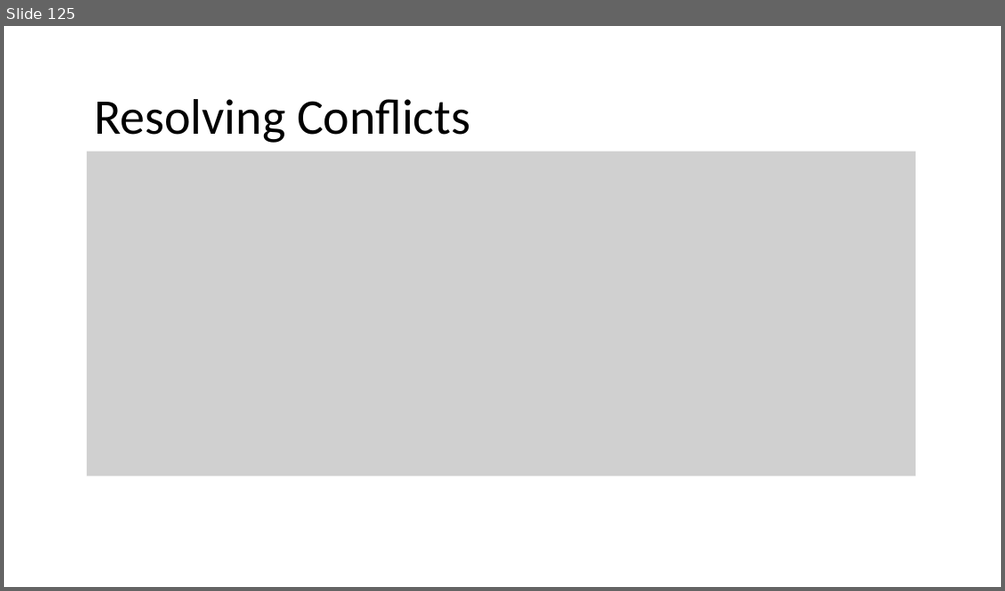
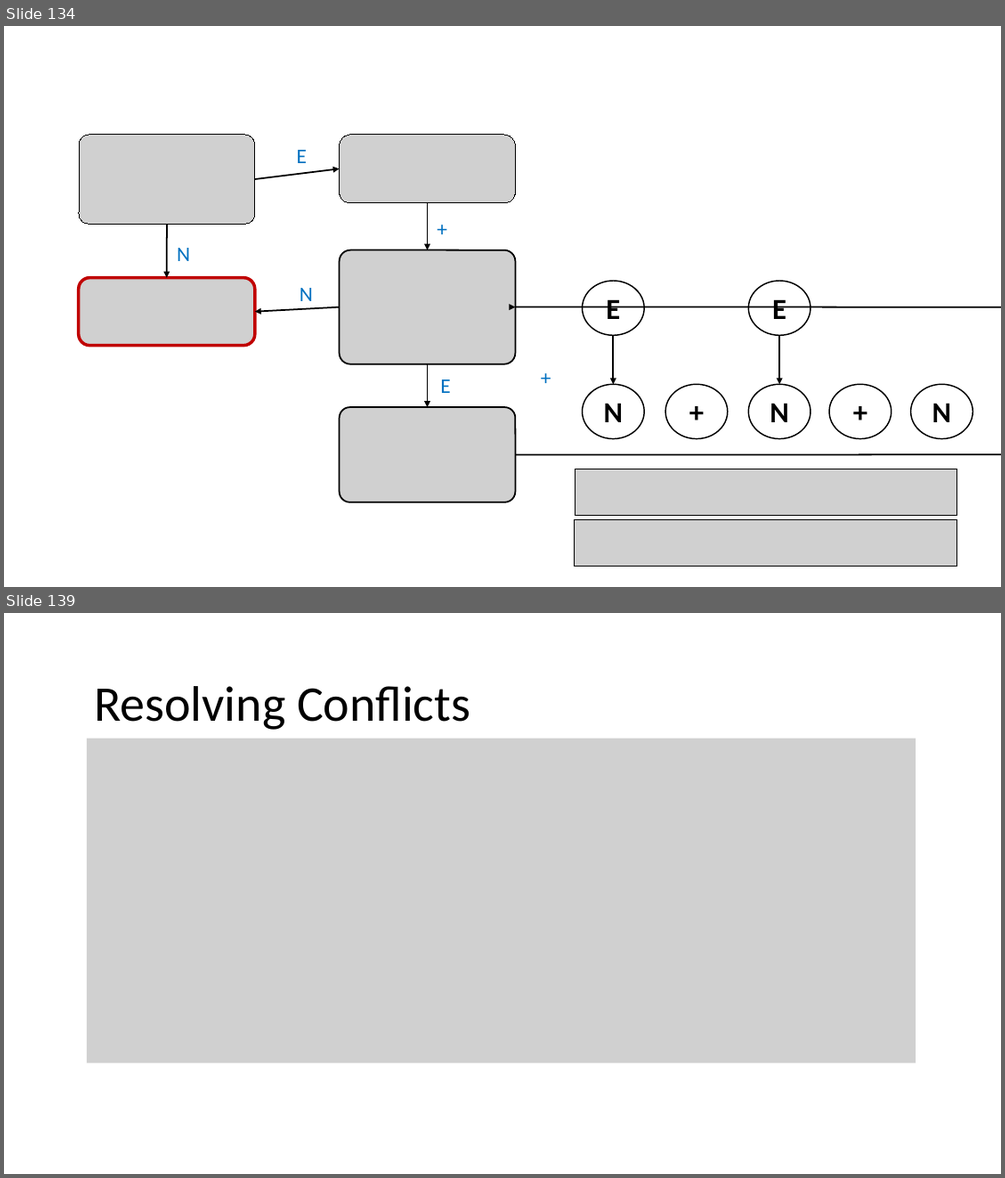
Before and after one commit to nivshani/compilation, a slide deck: slides/bottom_up_parsing.pptx. Shown one above the other, each under a label of ours: slide 125 before the commit, slides 134 and 139 after it; the slides between them are not shown. The pictures are 1005x591 and 1005x1178 pixels, drawn with LibreOffice and Linux fonts; fonts in the diff are those of the drawing; grey boxes stand for pictures. Boxes give left, top, right and bottom in pixels: in the first picture for what was removed or moved away, otherwise in the second. Text is boxed around its words. In the diff, an @@ line names an element or a change of style, - is before the commit and + after.

```diff
--- a/slides/bottom_up_parsing.pptx
+++ b/slides/bottom_up_parsing.pptx
@@ slide 134 added at (x1=4, y1=26, x2=1001, y2=587), background #FFFFFF @@
@@ picture added at (x1=79, y1=135, x2=254, y2=224) @@
@@ text added at (x1=297, y1=150, x2=307, y2=163), 20 pt, text #0070C0 @@
+E
@@ picture added at (x1=339, y1=135, x2=515, y2=203) @@
@@ arrow added from (255, 179) to (339, 168), #000000 1.5 pt @@
@@ arrow added from (428, 203) to (428, 250), #000000 1.5 pt @@
@@ text added at (x1=429, y1=212, x2=468, y2=245), 20 pt, text #0070C0 @@
++
@@ arrow added from (167, 224) to (167, 277), #000000 1.5 pt @@
@@ text added at (x1=177, y1=248, x2=190, y2=261), 20 pt, text #0070C0 @@
+N
@@ picture added at (x1=339, y1=250, x2=515, y2=364) @@
@@ picture added at (x1=79, y1=277, x2=255, y2=346) @@
@@ text added at (x1=299, y1=288, x2=313, y2=301), 20 pt, text #0070C0 @@
+N
@@ ellipse added at (x1=582, y1=281, x2=644, y2=336), outline #000000 1.25 pt, 28 pt, text #000000, bold @@
+E
@@ ellipse added at (x1=749, y1=281, x2=811, y2=336), outline #000000 1.25 pt, 28 pt, text #000000, bold @@
+E
@@ arrow added from (339, 307) to (255, 312), #000000 1.5 pt @@
@@ curved arrow added from (516, 454) to (516, 307), #000000 1.5 pt @@
@@ arrow added from (614, 335) to (614, 384), #000000 1.5 pt @@
@@ arrow added from (779, 335) to (779, 384), #000000 1.5 pt @@
@@ arrow added from (428, 364) to (428, 408), #000000 1.5 pt @@
@@ text added at (x1=534, y1=361, x2=572, y2=394), 20 pt, text #0070C0 @@
++
@@ text added at (x1=440, y1=379, x2=450, y2=393), 20 pt, text #0070C0 @@
+E
@@ ellipse added at (x1=582, y1=384, x2=644, y2=439), outline #000000 1.25 pt, 28 pt, text #000000, bold @@
+N
@@ ellipse added at (x1=666, y1=384, x2=728, y2=439), outline #000000 1.25 pt, 28 pt, text #000000, bold @@
++
@@ ellipse added at (x1=749, y1=384, x2=811, y2=439), outline #000000 1.25 pt, 28 pt, text #000000, bold @@
+N
@@ ellipse added at (x1=830, y1=384, x2=891, y2=439), outline #000000 1.25 pt, 28 pt, text #000000, bold @@
++
@@ ellipse added at (x1=911, y1=384, x2=973, y2=439), outline #000000 1.25 pt, 28 pt, text #000000, bold @@
+N
@@ picture added at (x1=339, y1=408, x2=515, y2=502) @@
@@ picture added at (x1=574, y1=468, x2=956, y2=515) @@
@@ picture added at (x1=574, y1=520, x2=956, y2=566) @@
@@ what was slide 125 is now slide 139 @@
```
Also in this commit, not shown: 14 slides changed, 27 other slides added, 1 other file.
